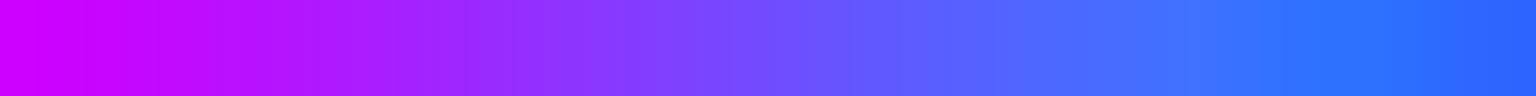
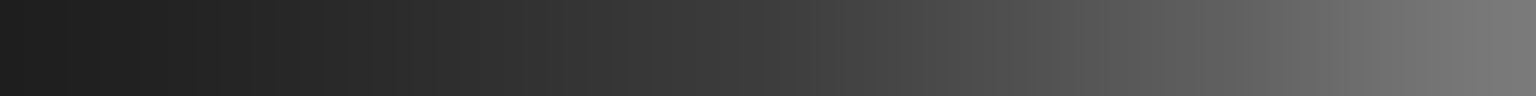
The second 1536×96 image is a revision of the first. Changes to its layers:
added layer "Layer 1 copy 2" above "Layer 1 copy" over <box>0,0,1536,96</box>
hid "Layer 1 copy" over <box>0,0,1536,96</box>
